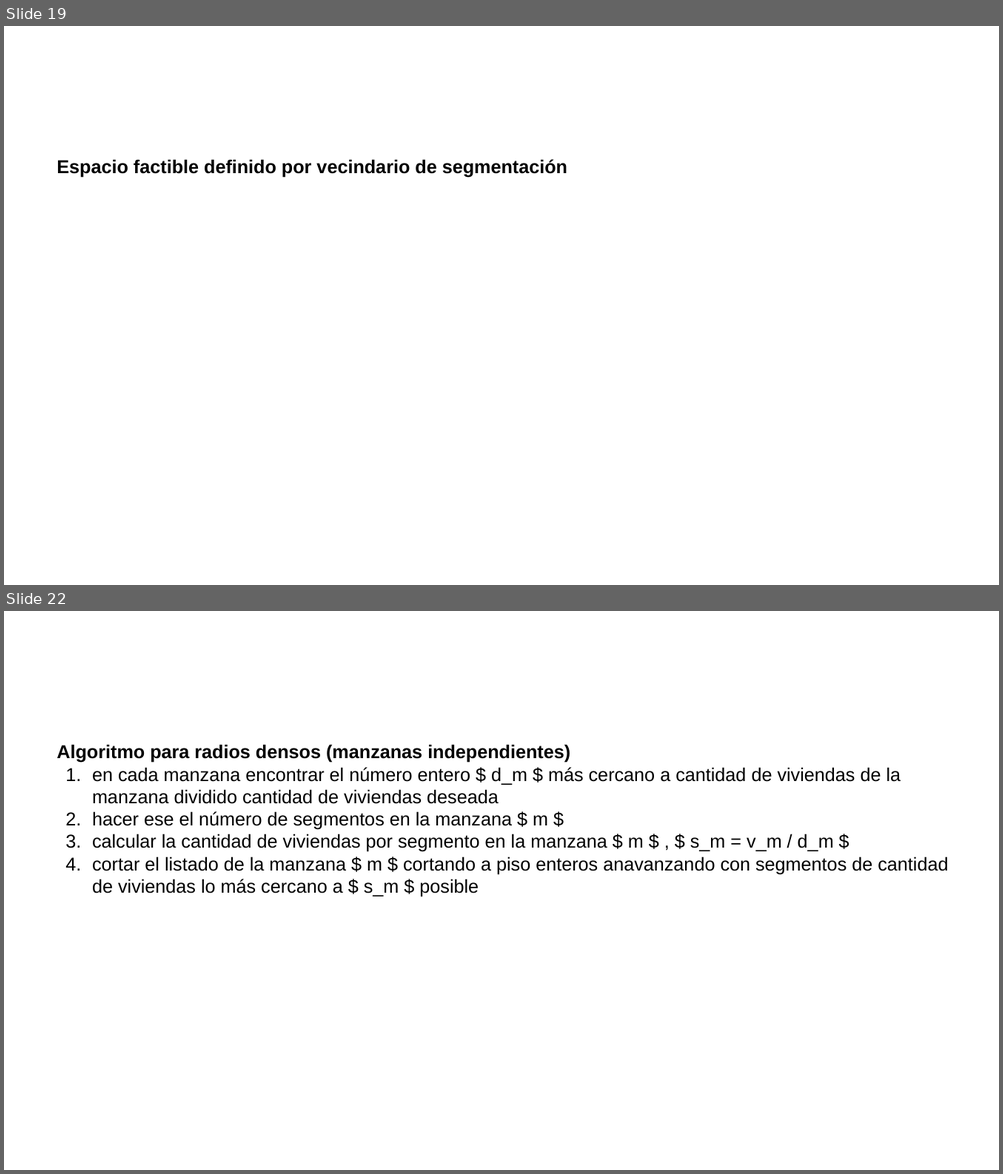
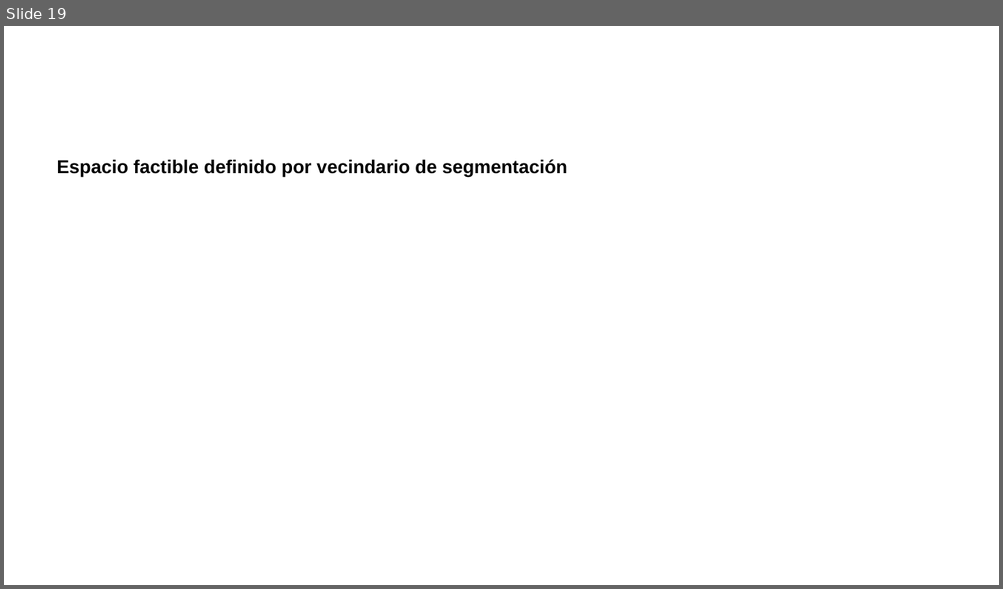
Before and after one commit to neptuso/Charlas, a slide deck: IDERA/segmentos.censo2022.pptx. Shown one above the other, each under a label of ours: slides 19 and 22 before the commit, slide 19 after it; the slides between them are not shown. The pictures are 1003x1174 and 1003x589 pixels, drawn with LibreOffice and Linux fonts; fonts in the diff are those of the drawing; background and template pictures are left out. Boxes give left, top, right and bottom in pixels: in the first picture for what was removed or moved away, otherwise in the second. Text is boxed around its words. In the diff, an @@ line names an element or a change of style, - is before the commit and + after.

```diff
--- a/IDERA/segmentos.censo2022.pptx
+++ b/IDERA/segmentos.censo2022.pptx
@@ slide 22 removed at [4,611,999,1170], background picture (left out) @@
@@ text removed at [57,744,948,897] @@
-Algoritmo para radios densos (manzanas independientes)
-1. en cada manzana encontrar el número entero $ d_m $ más cercano a cantidad de viviendas de la manzana dividido cantidad de viviendas deseada
-2. hacer ese el número de segmentos en la manzana $ m $
-3. calcular la cantidad de viviendas por segmento en la manzana $ m $ , $ s_m = v_m / d_m $
-4. cortar el listado de la manzana $ m $ cortando a piso enteros anavanzando con segmentos de cantidad de viviendas lo más cercano a $ s_m $ posible
```
Also in this commit, not shown: 5 slides changed, 6 slides added, 3 other slides removed.
